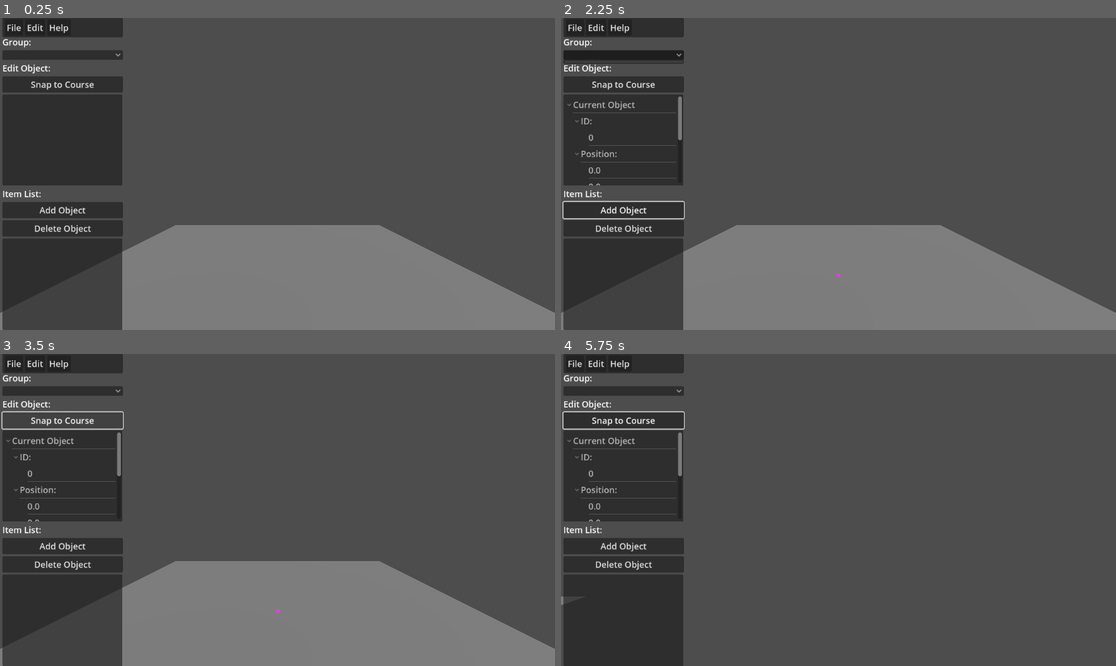
Above: before the commit, frames 1-4 (two rows, left to right).
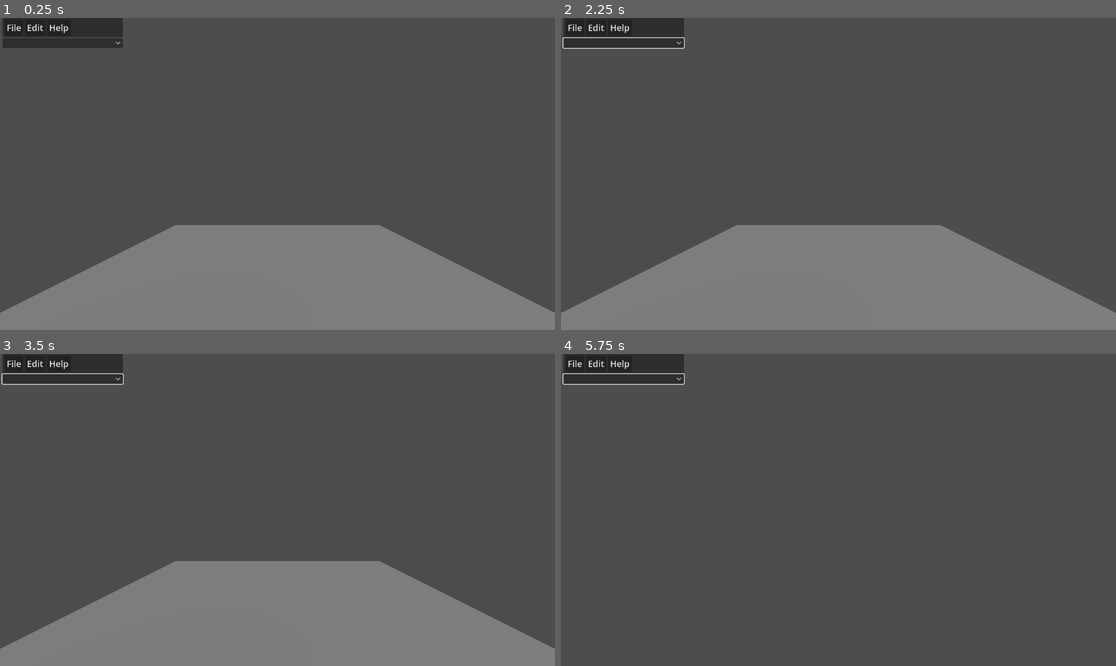
Above: after the commit, the same moments.

Repository: DerDer3/DerDer-s-PMPEdit
Game: Godot game, scene res://node_3d.tscn
Two runs of this game, one before a commit and one after it. Both use one fixed random seed, a clock stepped at 60 frames per second and the inputs below.
Inputs (mouse positions are in pixels of both pictures, inside the frame that each line leads up to):
- Up to frame 1 (0.25 s): no input
- Up to frame 2 (2.25 s): click (622, 42) at 0.52 s; click (622, 211) at 1.25 s, where only the run before the commit has a clickable "Add Object"; click (622, 55) at 2.02 s
- Up to frame 3 (3.5 s): click (61, 419) at 2.75 s, where only the run before the commit has a clickable "Snap to Course"
- Up to frame 4 (5.75 s): tap Enter at 3.5 s; move the mouse to (960, 494) at 3.52 s; hold D 3.53-4.25 s; tap Shift at 3.6 s; click (960, 494) at 3.67 s; tap Space at 3.77, 5 s; drag from (727, 525) to (810, 572) at 4.27 s; move the mouse to (894, 441) at 5.02 s; hold D from 5.03 s (still down); tap Alt at 5.1 s; click (894, 441) at 5.17 s

The runs differ from the first frame. In frame 1, 17% of the frame differs, in the area x 0-23%, y 6-100%; in frame 2, 18%, in the area x 0-51%, y 6-100%; in frame 3, 16%; in frame 4, 17%.

Commit message:
Added base support for routes

Diff:
--- a/pmpmapper/node_3d.gd
+++ b/pmpmapper/node_3d.gd
@@ -5,17 +5,22 @@
 @onready var file_dialog3 = $CanvasLayer/Panel/HBoxContainer/MenuBar/File/FileDialog3
 @onready var mesh_holder = $MeshHolder
 @onready var pmp_holder = $PMP_Objects_Holder
+@onready var pnt_holder = $PMP_Points_Holder
 @onready var tab_bar = $CanvasLayer/VBoxContainer/TabBar
+@onready var pmp_tab_bar = $CanvasLayer/Options_holder/PMP_Options
 @onready var cur_obj_tree = $CanvasLayer/VBoxContainer/CurObjData
 @onready var item_tree = $CanvasLayer/VBoxContainer/ObjList
 @onready var file = $CanvasLayer/Panel/HBoxContainer/MenuBar/File
 
+@onready var obj_container = $CanvasLayer/VBoxContainer
+
 @export var json_path := "user://kcl_tri_data.json"
 @export var json_path2 := "user://pmp_data.json"
 @export var WiiUtils = "../WiiUtils/WiiUtils.exe"
 
 var current_tab = 0
-var last_selected_mesh: MeshInstance3D = null
+var last_selected_obj: MeshInstance3D = null
+var last_selected_pnt: MeshInstance3D = null
 var current_pmp
 
 func _ready():
@@ -33,6 +38,8 @@
 	file.set_item_as_separator(2, true)
 	file.add_item("Save As       Ctrl + Shift + S", 3)
 	file.add_item("Save            Ctrl + S", 4)
+
+	obj_container.visible = 0
 
 	# cur_obj_tree.item_edited.connect(_on_tree_item_edited)
 	# print("Connected:", cur_obj_tree.is_connected("item_edited", Callable(self, "_on_tree_item_edited")))
@@ -120,7 +127,8 @@
 	var data = JSON.parse_string(file.get_as_text())
 	var objects = data["objects"]
 
-	print("First object:", objects[0]["position"])
+	if objects.size() != 0:
+		print("First object:", objects[0]["position"])
 
 	var i = 0
 
@@ -173,6 +181,56 @@
 	file.close()
 	make_item_tree()
 
+func place_pmp_points(path: String) -> void:
+	var file = FileAccess.open(path, FileAccess.READ)
+	var data = JSON.parse_string(file.get_as_text())
+	var points = data["points"]
+
+	if points.size() != 0:
+		print("First point:", points[0]["position"])
+
+	var i = 0
+
+	for p in points:
+		var pos = p["position"]
+
+		var mesh_instance = MeshInstance3D.new()
+		var sphere = SphereMesh.new()
+		sphere.radius = 10
+		sphere.height = 20
+		mesh_instance.mesh = sphere
+
+		var collider = CollisionShape3D.new()
+		var shape = SphereShape3D.new()
+		shape.radius = 10
+		collider.shape = shape
+		collider.position = Vector3.ZERO
+
+		var mat = StandardMaterial3D.new()
+		mat.albedo_color = Color.RED  # RGB purple
+		mesh_instance.set_surface_override_material(0, mat)
+
+		mesh_instance.position = Vector3.ZERO
+		mesh_instance.name = "Sphere_%d" % i
+
+		var area = Area3D.new()
+		area.input_ray_pickable = true
+		area.connect("input_event", Callable(self, "_on_point_clicked").bind(area))
+		area.add_child(mesh_instance)
+		area.add_child(collider)
+		area.set_meta("mesh_ref", mesh_instance)
+		area.set_meta("col_ref", collider)
+
+		area.set_meta("position", p["position"])
+		area.set_meta("params", p["params"])
+
+		area.global_position = Vector3(pos[0], pos[1], pos[2])
+
+		pnt_holder.add_child(area)
+		i += 1
+
+	file.close()
+
 func _on_file_id_pressed(id: int) -> void:
 	match id:
 		0:
@@ -223,7 +281,11 @@
 		child.queue_free()
 
 	place_pmp_objects(json_path2)
-	load_pmp_tabs(json_path2)
+	place_pmp_points(json_path2)
+	load_pmp_tabs()
+	pnt_holder.visible = 0
+	obj_container.visible = 1
+	load_pmp_object_tabs(json_path2)
 
 func encode_pmp(out_file: String):
 	var file_path = "user://pmp_encode.txt"
@@ -274,7 +336,22 @@
 func _on_file_dialog_3_file_selected(path: String) -> void:
 	encode_pmp(path)
 
-func load_pmp_tabs(path: String) -> void:
+func load_pmp_tabs() -> void:
+	pmp_tab_bar.add_item("Objects")
+	pmp_tab_bar.add_item("Routes")
+
+func _on_pmp_options_item_selected(index: int) -> void:
+	print(index)
+	if index == 0:
+		obj_container.visible = 1
+		pmp_holder.visible = 1
+		pnt_holder.visible = 0
+	if index == 1:
+		obj_container.visible = 0
+		pmp_holder.visible = 0
+		pnt_holder.visible = 1
+
+func load_pmp_object_tabs(path: String) -> void:
 	var file = FileAccess.open(path, FileAccess.READ)
 	var data = JSON.parse_string(file.get_as_text())
 	var objects = data["objects"]
@@ -324,10 +401,10 @@
 			var mesh = area.get_meta("mesh_ref")
 
 			# Reset previous highlight
-			if last_selected_mesh != null:
+			if last_selected_obj != null:
 				var default_mat := StandardMaterial3D.new()
 				default_mat.albedo_color = Color.PURPLE
-				last_selected_mesh.set_surface_override_material(0, default_mat)
+				last_selected_obj.set_surface_override_material(0, default_mat)
 
 			var highlight_mat = StandardMaterial3D.new()
 			highlight_mat.albedo_color = Color.PURPLE
@@ -336,9 +413,29 @@
 			mesh.set_surface_override_material(0, highlight_mat)
 			print("Clicked and highlighted: ", mesh.name)
 
-			last_selected_mesh = mesh
+			last_selected_obj = mesh
 
 			make_obj_tree(area)
+
+func _on_point_clicked(camera, event, click_position, clikc_normal, shape_id, area):
+	if event is InputEventMouseButton and event.pressed:
+		if area.has_meta("mesh_ref"):
+			var mesh = area.get_meta("mesh_ref")
+
+			# Reset previous highlight
+			if last_selected_pnt != null:
+				var default_mat := StandardMaterial3D.new()
+				default_mat.albedo_color = Color.RED
+				last_selected_pnt.set_surface_override_material(0, default_mat)
+
+			var highlight_mat = StandardMaterial3D.new()
+			highlight_mat.albedo_color = Color.RED
+			highlight_mat.emission_enabled = true
+			highlight_mat.emission = Color.ORANGE_RED * 1.5
+			mesh.set_surface_override_material(0, highlight_mat)
+			print("Clicked and highlighted: ", mesh.name)
+
+			last_selected_pnt = mesh
 
 func make_obj_tree(area):
 	cur_obj_tree.clear()
@@ -470,10 +567,10 @@
 			var mesh = area.get_meta("mesh_ref")
 
 			# Reset previous highlight
-			if last_selected_mesh != null:
+			if last_selected_obj != null:
 				var default_mat := StandardMaterial3D.new()
 				default_mat.albedo_color = Color.PURPLE
-				last_selected_mesh.set_surface_override_material(0, default_mat)
+				last_selected_obj.set_surface_override_material(0, default_mat)
 
 			var highlight_mat = StandardMaterial3D.new()
 			highlight_mat.albedo_color = Color.PURPLE
@@ -482,7 +579,7 @@
 			mesh.set_surface_override_material(0, highlight_mat)
 			print("Clicked and highlighted: ", mesh.name)
 
-			last_selected_mesh = mesh
+			last_selected_obj = mesh
 
 			make_obj_tree(area)
 
@@ -539,10 +636,10 @@
 		var mesh = area.get_meta("mesh_ref")
 
 		# Reset previous highlight
-		if last_selected_mesh != null:
+		if last_selected_obj != null:
 			var default_mat := StandardMaterial3D.new()
 			default_mat.albedo_color = Color.PURPLE
-			last_selected_mesh.set_surface_override_material(0, default_mat)
+			last_selected_obj.set_surface_override_material(0, default_mat)
 
 		var highlight_mat = StandardMaterial3D.new()
 		highlight_mat.albedo_color = Color.PURPLE
@@ -551,7 +648,7 @@
 		mesh.set_surface_override_material(0, highlight_mat)
 		print("Clicked and highlighted: ", mesh.name)
 
-		last_selected_mesh = mesh
+		last_selected_obj = mesh
 
 		make_obj_tree(area)
 
--- a/pmpmapper/node_3d.tscn
+++ b/pmpmapper/node_3d.tscn
@@ -64,11 +64,20 @@
 
 [node name="Help" type="PopupMenu" parent="CanvasLayer/Panel/HBoxContainer/MenuBar"]
 
+[node name="Options_holder" type="VBoxContainer" parent="CanvasLayer"]
+offset_left = 5.0
+offset_top = 42.0
+offset_right = 255.0
+offset_bottom = 76.0
+
+[node name="PMP_Options" type="OptionButton" parent="CanvasLayer/Options_holder"]
+layout_mode = 2
+
 [node name="VBoxContainer" type="VBoxContainer" parent="CanvasLayer"]
 anchors_preset = 9
 anchor_bottom = 1.0
 offset_left = 5.0
-offset_top = 37.0
+offset_top = 80.0
 offset_right = 255.0
 grow_vertical = 2
 theme = SubResource("Theme_noarx")
@@ -116,10 +125,13 @@
 
 [node name="PMP_Objects_Holder" type="Node3D" parent="."]
 
+[node name="PMP_Points_Holder" type="Node3D" parent="."]
+
 [connection signal="id_pressed" from="CanvasLayer/Panel/HBoxContainer/MenuBar/File" to="." method="_on_file_id_pressed"]
 [connection signal="file_selected" from="CanvasLayer/Panel/HBoxContainer/MenuBar/File/FileDialog" to="." method="_on_file_dialog_file_selected"]
 [connection signal="file_selected" from="CanvasLayer/Panel/HBoxContainer/MenuBar/File/FileDialog2" to="." method="_on_file_dialog_2_file_selected"]
 [connection signal="file_selected" from="CanvasLayer/Panel/HBoxContainer/MenuBar/File/FileDialog3" to="." method="_on_file_dialog_3_file_selected"]
+[connection signal="item_selected" from="CanvasLayer/Options_holder/PMP_Options" to="." method="_on_pmp_options_item_selected"]
 [connection signal="item_selected" from="CanvasLayer/VBoxContainer/TabBar" to="." method="_on_tab_bar_item_selected"]
 [connection signal="pressed" from="CanvasLayer/VBoxContainer/SnapY" to="." method="_on_button_pressed"]
 [connection signal="item_edited" from="CanvasLayer/VBoxContainer/CurObjData" to="." method="_on_cur_obj_data_item_edited"]
--- a/pmpmapper/project.godot
+++ b/pmpmapper/project.godot
@@ -13,6 +13,9 @@
 config/name="PMPMapper"
 run/main_scene="res://node_3d.tscn"
 config/features=PackedStringArray("4.4", "Forward Plus")
+boot_splash/show_image=false
+boot_splash/fullsize=false
+boot_splash/image="uid://bwnpknr2ewv37"
 config/icon="uid://bwnpknr2ewv37"
 config/windows_native_icon="res://icon.ico"
 
